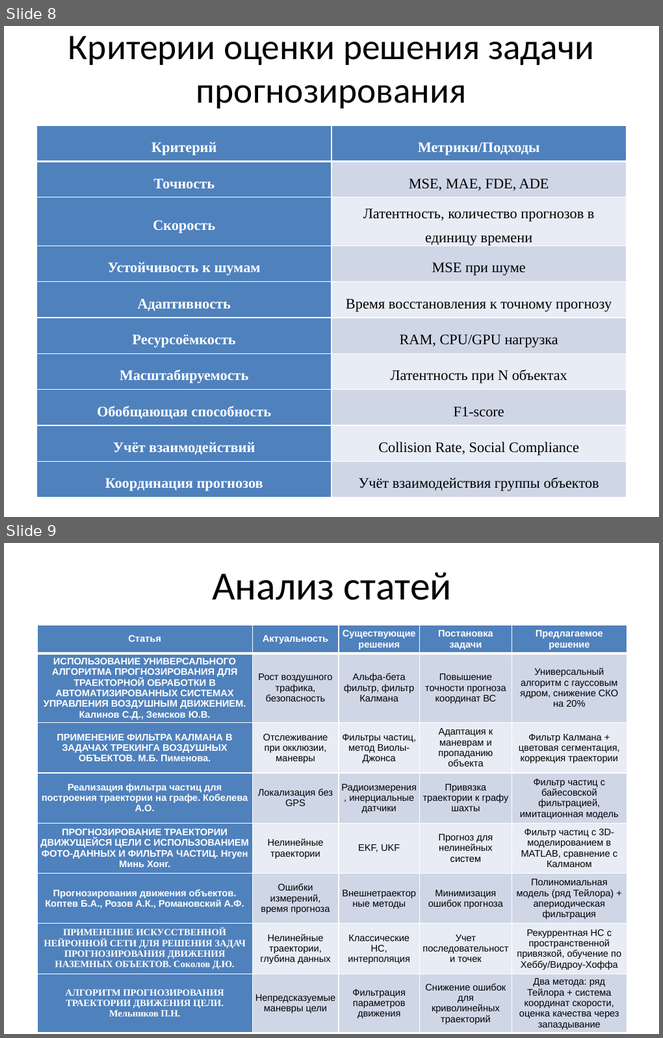
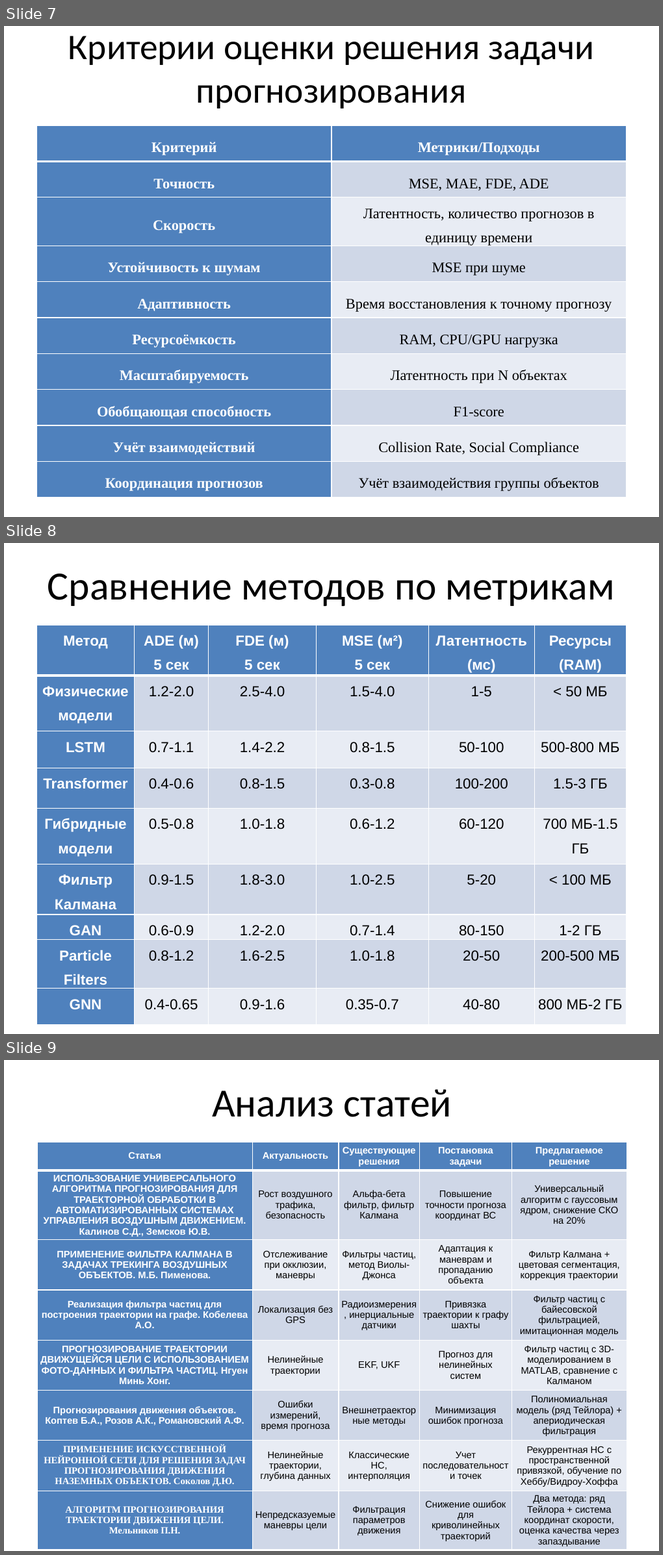
Before and after one commit to xypeXs/magistrLabs, a slide deck: Practice/PIM24_Ananyev.pptx. Shown one above the other, each under a label of ours: slides 8 and 9 before the commit, slides 7, 8 and 9 after it. The pictures are 663x1038 and 663x1555 pixels, drawn with LibreOffice and Linux fonts; fonts in the diff are those of the drawing. Boxes give left, top, right and bottom in pixels: in the first picture for what was removed or moved away, otherwise in the second. Text is boxed around its words. In the diff, an @@ line names an element or a change of style, - is before the commit and + after.

```diff
--- a/Practice/PIM24_Ananyev.pptx
+++ b/Practice/PIM24_Ananyev.pptx
@@ slide 8 added at (4,543,659,1034), background #FFFFFF @@
@@ title added at (48,574,614,606), 44 pt, text #000000 @@
+Сравнение методов по метрикам
@@ table added at (36,625,627,1017), 9 rows, 6 columns @@
+Метод | ADE (м) 5 сек | FDE (м) 5 сек | MSE (м²) 5 сек | Латентность (мс) | Ресурсы (RAM)
+Физические модели | 1.2-2.0 | 2.5-4.0 | 1.5-4.0 | 1-5 | < 50 МБ
+LSTM | 0.7-1.1 | 1.4-2.2 | 0.8-1.5 | 50-100 | 500-800 МБ
+Transformer | 0.4-0.6 | 0.8-1.5 | 0.3-0.8 | 100-200 | 1.5-3 ГБ
+Гибридные модели | 0.5-0.8 | 1.0-1.8 | 0.6-1.2 | 60-120 | 700 МБ-1.5 ГБ
+Фильтр Калмана | 0.9-1.5 | 1.8-3.0 | 1.0-2.5 | 5-20 | < 100 МБ
+GAN | 0.6-0.9 | 1.2-2.0 | 0.7-1.4 | 80-150 | 1-2 ГБ
+Particle Filters | 0.8-1.2 | 1.6-2.5 | 1.0-1.8 | 20-50 | 200-500 МБ
+GNN | 0.4-0.65 | 0.9-1.6 | 0.35-0.7 | 40-80 | 800 МБ-2 ГБ
@@ what was slide 8 is now slide 7 @@
```
Also in this commit, not shown: 1 slide changed, 1 slide removed, 1 other file.
